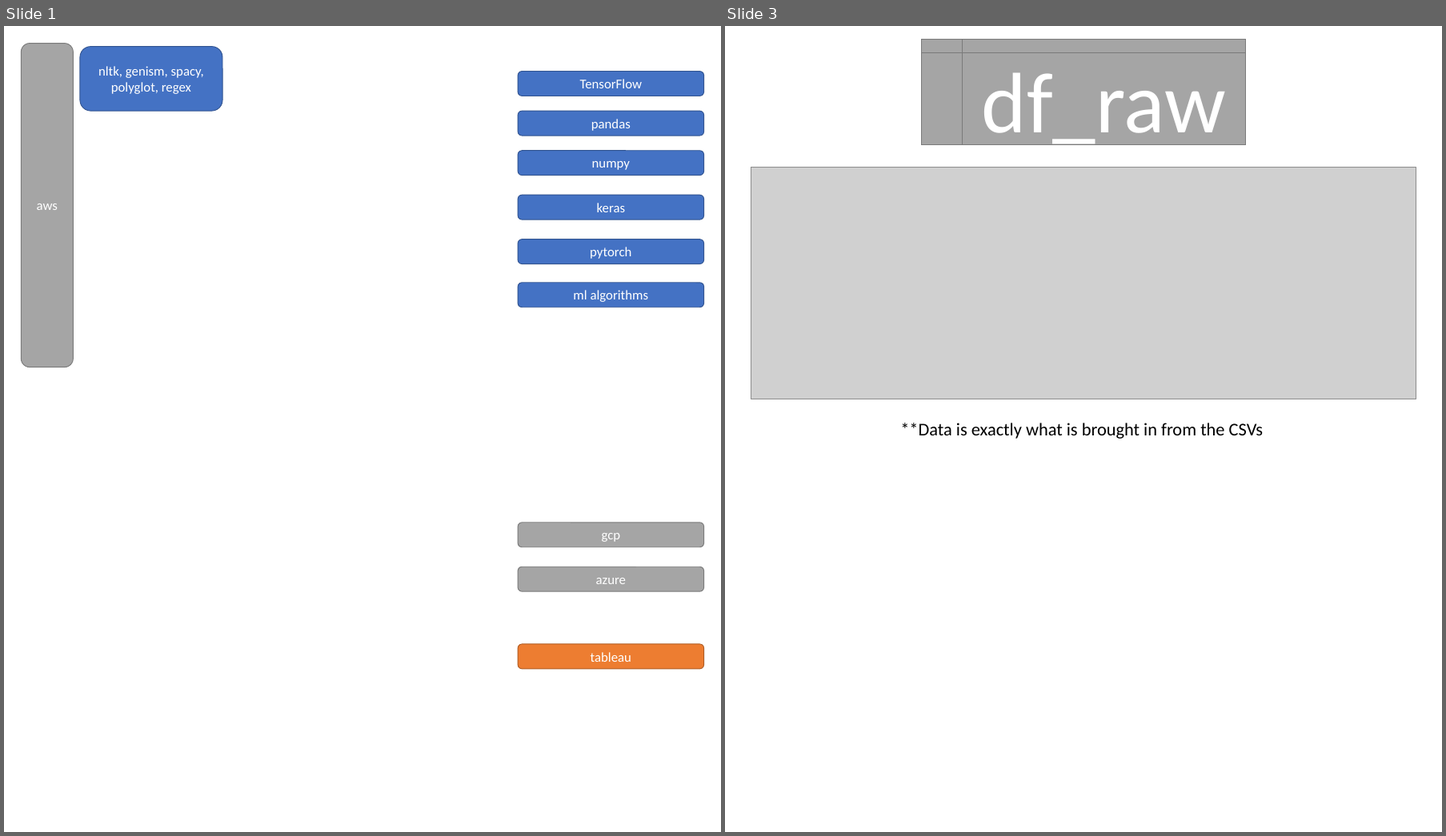
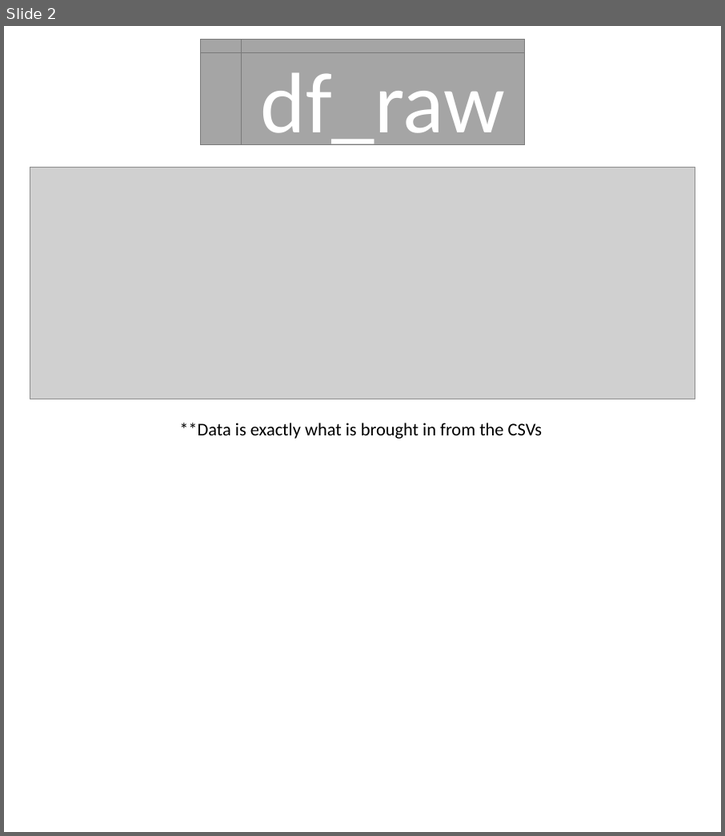
Before and after one commit to carycox97/dse_nlp, a slide deck: nlp_map.pptx. Shown side by side, each under a label of ours: slides 1 and 3 before the commit, slide 2 after it; the slides between them are not shown. The pictures are 1446x836 and 725x836 pixels, drawn with LibreOffice and Linux fonts; fonts in the diff are those of the drawing; grey boxes stand for pictures. Boxes give left, top, right and bottom in pixels: in the first picture for what was removed or moved away, otherwise in the second. Text is boxed around its words. In the diff, an @@ line names an element or a change of style, - is before the commit and + after.

```diff
--- a/nlp_map.pptx
+++ b/nlp_map.pptx
@@ slide 1 removed at [4,26,721,832], background #FFFFFF @@
@@ rounded rectangle removed at [22,44,74,368] @@
-aws
@@ rounded rectangle removed at [80,47,222,111] @@
-nltk, genism, spacy, polyglot, regex
@@ rounded rectangle removed at [518,71,704,96] @@
-TensorFlow
@@ rounded rectangle removed at [518,111,704,136] @@
-pandas
@@ rounded rectangle removed at [518,151,704,176] @@
-numpy
@@ rounded rectangle removed at [518,195,704,220] @@
-keras
@@ rounded rectangle removed at [518,240,704,264] @@
-pytorch
@@ rounded rectangle removed at [518,283,704,308] @@
-ml algorithms
@@ rounded rectangle removed at [518,523,704,548] @@
-gcp
@@ rounded rectangle removed at [518,567,704,592] @@
-azure
@@ rounded rectangle removed at [518,644,704,669] @@
-tableau
@@ what was slide 3 is now slide 2 @@
```
Also in this commit, not shown: 4 slides changed, 3 slides added, 1 other slide removed, 4 other files.
